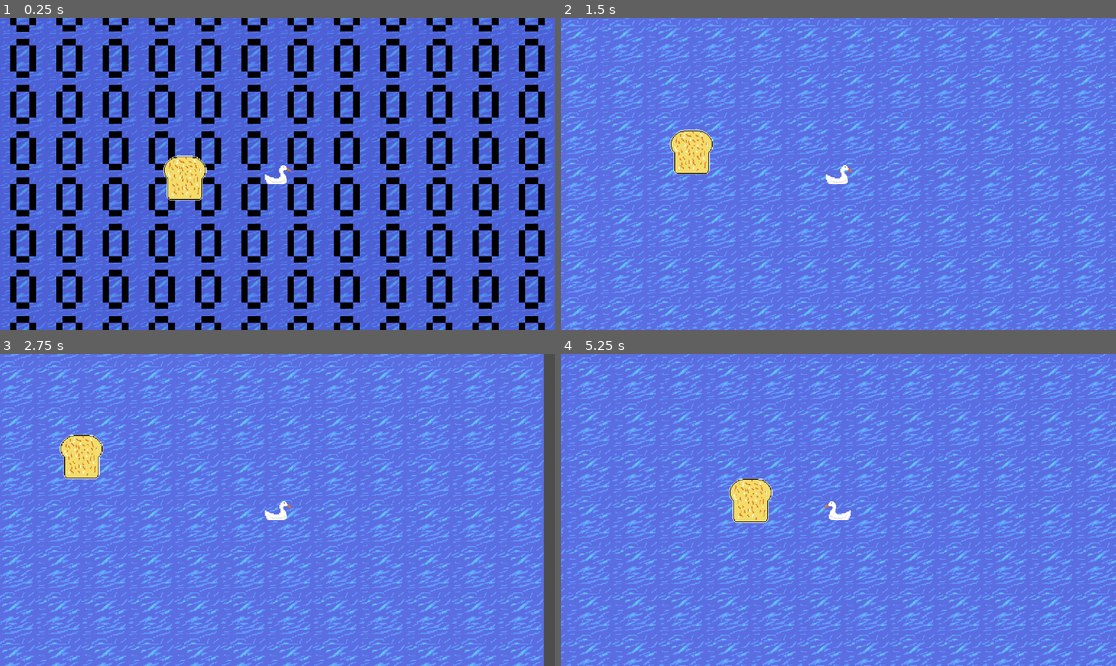
Above: before the commit, frames 1-4 (two rows, left to right).
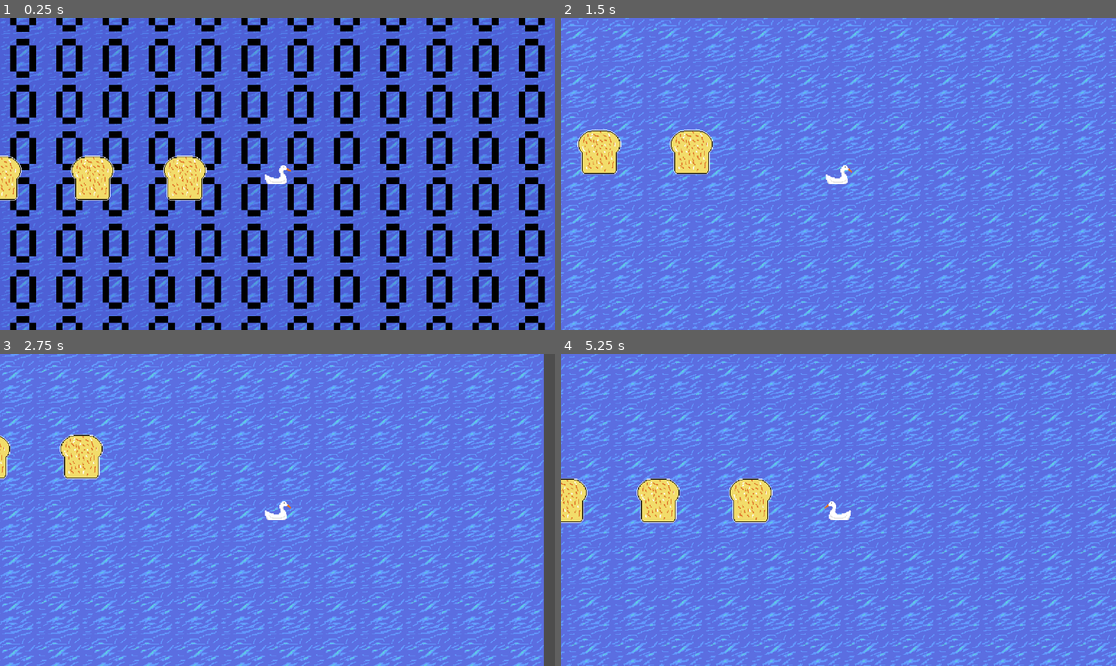
Above: after the commit, the same moments.

Repository: morie197/guwa-guwa-adventures
Game: Godot game, scene res://scenes/level.tscn
Two runs of this game, one before a commit and one after it. Both use one fixed random seed, a clock stepped at 60 frames per second and the inputs below.
Inputs:
- Up to frame 1 (0.25 s): no input
- Up to frame 2 (1.5 s): hold D (right) 0.53-1.28 s; tap R (dive) at 0.6 s; hold S (down) from 1.28 s (still down); tap Space (fly) at 1.35 s
- Up to frame 3 (2.75 s): release S (down) at 2.03 s; hold D (right) from 2.03 s (still down); tap Q (quack) at 2.1 s
- Up to frame 4 (5.25 s): release D (right) at 2.78 s; hold W (up) 2.78-3.53 s; tap one key every 0.75 s from 2.85 s: Shift (sprint) R (dive) Space (fly) Q (quack); hold A (left) 3.53-5.03 s; hold S (down) from 5.03 s (still down)

The runs differ from the first frame. In frame 1, 1.4% of the frame differs, in the area x 0-21%, y 44-59%; in frame 2, 1.0%; in frame 3, 0.2%; in frame 4, 1.6%, in the area x 0-22%, y 39-55%.

Commit message:
[Change] Changed EXP to treats
Instead of EXP, you need treats to level up.

Diff:
--- a/scenes/level.tscn
+++ b/scenes/level.tscn
@@ -28,9 +28,13 @@
 texture = ExtResource("2_b121j")
 texture_region_size = Vector2i(64, 64)
 0:0/0 = 0
+0:0/0/z_index = 10
 0:1/0 = 0
+0:1/0/z_index = 10
 0:2/0 = 0
+0:2/0/z_index = 10
 0:3/0 = 0
+0:3/0/z_index = 10
 7:4/0 = 0
 7:3/0 = 0
 7:2/0 = 0
@@ -122,3 +126,24 @@
 
 [node name="duckTreat" parent="." instance=ExtResource("4_mx8sn")]
 position = Vector2(-128, 0)
+
+[node name="duckTreat2" parent="." instance=ExtResource("4_mx8sn")]
+position = Vector2(-256, 0)
+
+[node name="duckTreat3" parent="." instance=ExtResource("4_mx8sn")]
+position = Vector2(-384, 0)
+
+[node name="duckTreat4" parent="." instance=ExtResource("4_mx8sn")]
+position = Vector2(-512, 0)
+
+[node name="duckTreat5" parent="." instance=ExtResource("4_mx8sn")]
+position = Vector2(-640, 0)
+
+[node name="duckTreat6" parent="." instance=ExtResource("4_mx8sn")]
+position = Vector2(-768, 0)
+
+[node name="duckTreat7" parent="." instance=ExtResource("4_mx8sn")]
+position = Vector2(-896, 0)
+
+[node name="duckTreat8" parent="." instance=ExtResource("4_mx8sn")]
+position = Vector2(-1024, 0)
--- a/scripts/Upgrades.gd
+++ b/scripts/Upgrades.gd
@@ -2,15 +2,10 @@
 class_name UpgradeData
 
 const UPGRADES = {
-	"zoom": {
+	"range": {
 		"levels": 5,
 		"percentIncrease": 20,
-		"description": "Increases the maximum zoom out amount."
-	},
-	"gainedExp": {
-		"levels": 5,
-		"percentIncrease": 20,
-		"description": "Increases the EXP gained."
+		"description": "Increases sonar range and max zoom out range."
 	},
 	"stamina": {
 		"levels": 5,
--- a/scripts/game_manager.gd
+++ b/scripts/game_manager.gd
@@ -1,17 +1,19 @@
 extends Node
 
 var level: int = 1
-var EXP: int = 0
-var EXPUntilNextLevel: int = 0
+var treats: int = 0
+var treatsUntilNextLevel: int = 0
 var initialLevel: int = 6
 var paused: bool = false
 
-@export var baseRequiredEXP: int = 200
-@export var requiredEXPMultiplier: float = 1.1
+@export var baseRequiredTreats: int = 1
+@export var requiredTreatsMultiplierIncrease: float = 0.1
+
+var requiredTreatsMultiplier: float = 1
 
 var expMulti: float = 1.0
 
-var upgradeLevels = {"zoom": 0, "gainedExp": 0, "stamina": 0, "speed": 0}
+var upgradeLevels = {"range": 0, "stamina": 0, "speed": 0}
 var availableUpgradePoints: int = 0
 
 var abilityUnlockLevels = {1: "swim", 2: "sprint", 3: "quack", 5: "walk", 8: "sonar", 10: "dive", 13: "eggs", 15: "fly", 20: "migrate"}
@@ -33,9 +35,9 @@
 	underground = get_tree().get_first_node_in_group("underground")
 	overground = get_tree().get_first_node_in_group("overground")
 
-	EXPUntilNextLevel = baseRequiredEXP
+	treatsUntilNextLevel = baseRequiredTreats
 	for l in range(level, initialLevel):
-		_levelUp(0)
+		_levelUp()
 
 	if abilities.has("walk"):
 		playerRef.set_collision_mask_value(3, false)
@@ -46,16 +48,16 @@
 	pass
 
 func treatGet():
-	print("treat got!")
-	#EXP += round(expAmount * expMulti)
-	#if EXP >= EXPUntilNextLevel:
-	#	_levelUp(EXP-EXPUntilNextLevel)
+	treats += 1
+	treatsUntilNextLevel -= 1
+	print(treatsUntilNextLevel)
+	if treatsUntilNextLevel == 0:
+		_levelUp()
 
 func closeUpgrades():
-	expMulti = _calculateBonus("gainedExp")
 	if playerRef != null:
 		playerRef.staminaMultiplier = _calculateBonus("stamina")
-		playerRef.zoomMultiplier = _calculateBonus("zoom")
+		playerRef.rangeMultiplier = _calculateBonus("range")
 		playerRef.speedMultiplier = _calculateBonus("speed")
 
 	paused = false
@@ -103,10 +105,11 @@
 func _calculateBonus(upgradeName: String):
 	return 1 + (upgradeLevels[upgradeName] * UpgradeData.UPGRADES[upgradeName]["percentIncrease"])/100.0
 
-func _levelUp(overflowexp: int):
-	EXPUntilNextLevel = round(EXPUntilNextLevel * requiredEXPMultiplier)
+func _levelUp():
+	requiredTreatsMultiplier = 1 + floor(requiredTreatsMultiplierIncrease * level)
+	print(requiredTreatsMultiplier)
+	treatsUntilNextLevel = round(baseRequiredTreats * requiredTreatsMultiplier)
 	level += 1
-	EXP = overflowexp
 	if abilityUnlockLevels.has(level):
 		abilities.append(abilityUnlockLevels[level])
 
--- a/scripts/player.gd
+++ b/scripts/player.gd
@@ -21,7 +21,7 @@
 var newtile: Vector2i = Vector2i.ZERO
 
 var staminaMultiplier: float = 1.0
-var zoomMultiplier: float = 1.0 # unused
+var rangeMultiplier: float = 1.0 # unused
 var speedMultiplier: float = 1.0
 
 var moveVector: Vector2 = Vector2.ZERO
